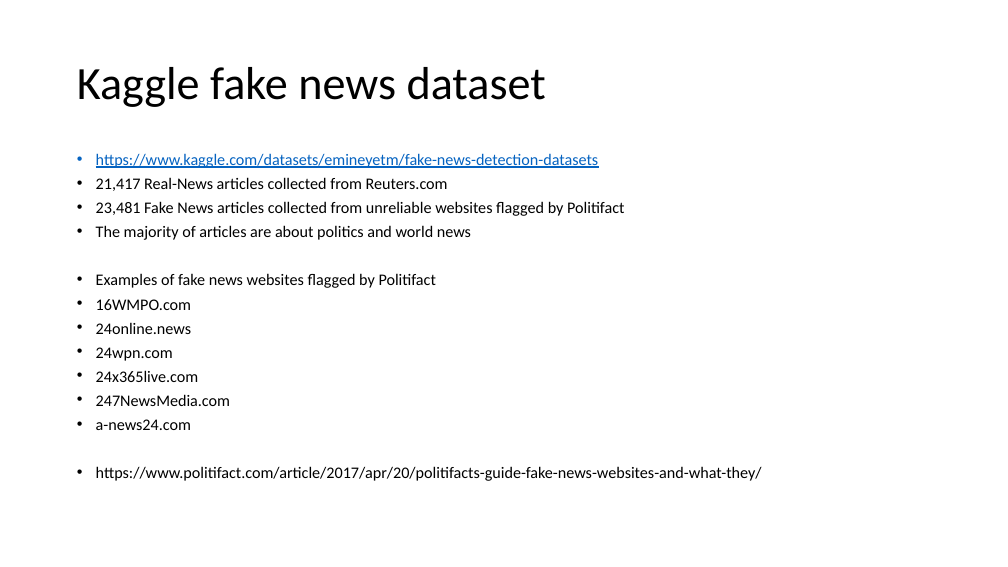
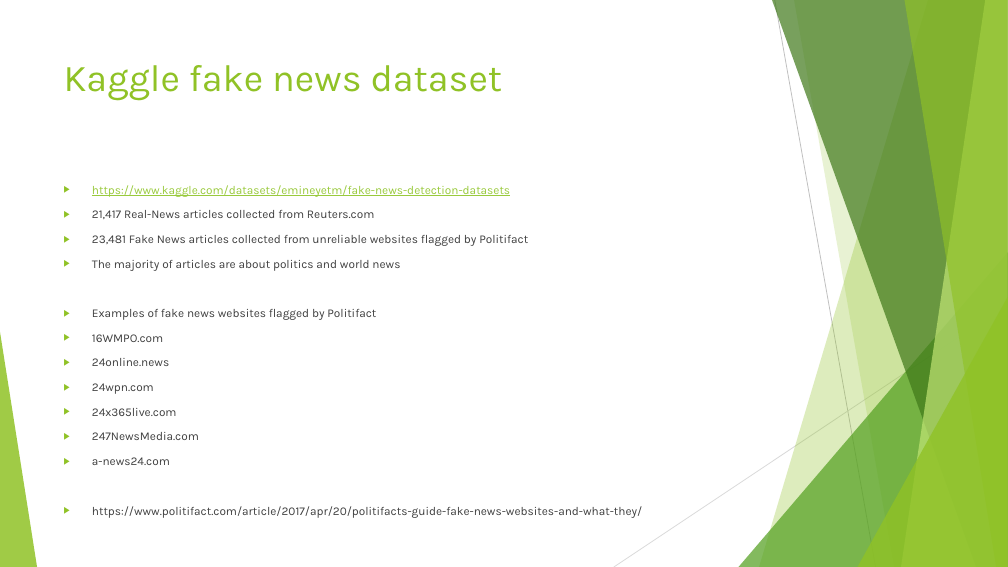
Before and after one commit to gwustudent123/csci_6221, a slide deck: slide 2 of Demo/Fake news detection with R.pptx. Drawn at 1008x567 pixels with LibreOffice and Linux fonts; fonts in the diff are those of the drawing. Boxes give left, top, right and bottom in pixels: in the first picture for what was removed or moved away, otherwise in the second. Text is boxed around its words. In the diff, an @@ line names an element or a change of style, - is before the commit and + after.

```diff
--- a/Demo/Fake news detection with R.pptx
+++ b/Demo/Fake news detection with R.pptx
@@ title "Kaggle fake news dataset": place and size @@
-title "Kaggle fake news dataset" at <box>77,67,546,107</box>
+title "Kaggle fake news dataset" at <box>64,65,503,101</box>
@@ title "Kaggle fake news dataset" at <box>64,65,503,101</box>: size 44 to 36 pt, font Calibri to Karla, text colour #000000 to #90C226; line spacing 0.9 to 1; vertical alignment middle to top @@
@@ text "https://www.kaggle.com/datasets/emineyetm/fake-news-detectio ...": place and size @@
-text "https://www.kaggle.com/datasets/emineyetm/fake-news-detectio ..." at <box>96,153,762,481</box>
+text "https://www.kaggle.com/datasets/emineyetm/fake-news-detectio ..." at <box>92,185,642,518</box>
@@ text "https://www.kaggle.com/datasets/emineyetm/fake-news-detectio ..." at <box>92,185,642,518</box>: size 15.4 to 11.2 pt, font Calibri to Karla; text colour #0563C1 to #99CA3C in "https://www.kaggle.com/datasets/emineyetm/fake-news-detectio ..."; text colour #000000 to #404040 in "21,417 Real-News articles collected from Reuters.com", "23,481 Fake News articles collected from unreliable ...", "The majority of articles are about politics ...", "Examples of fake news websites flagged by ..." and 7 more places; bullet • to ▶; line spacing 0.7 to 1 @@
@@ group added at <box>0,0,1008,567</box>: 5 freeform shapes, 3 triangles, 2 lines @@
```
Also in this commit, not shown: 6 other slides changed.
